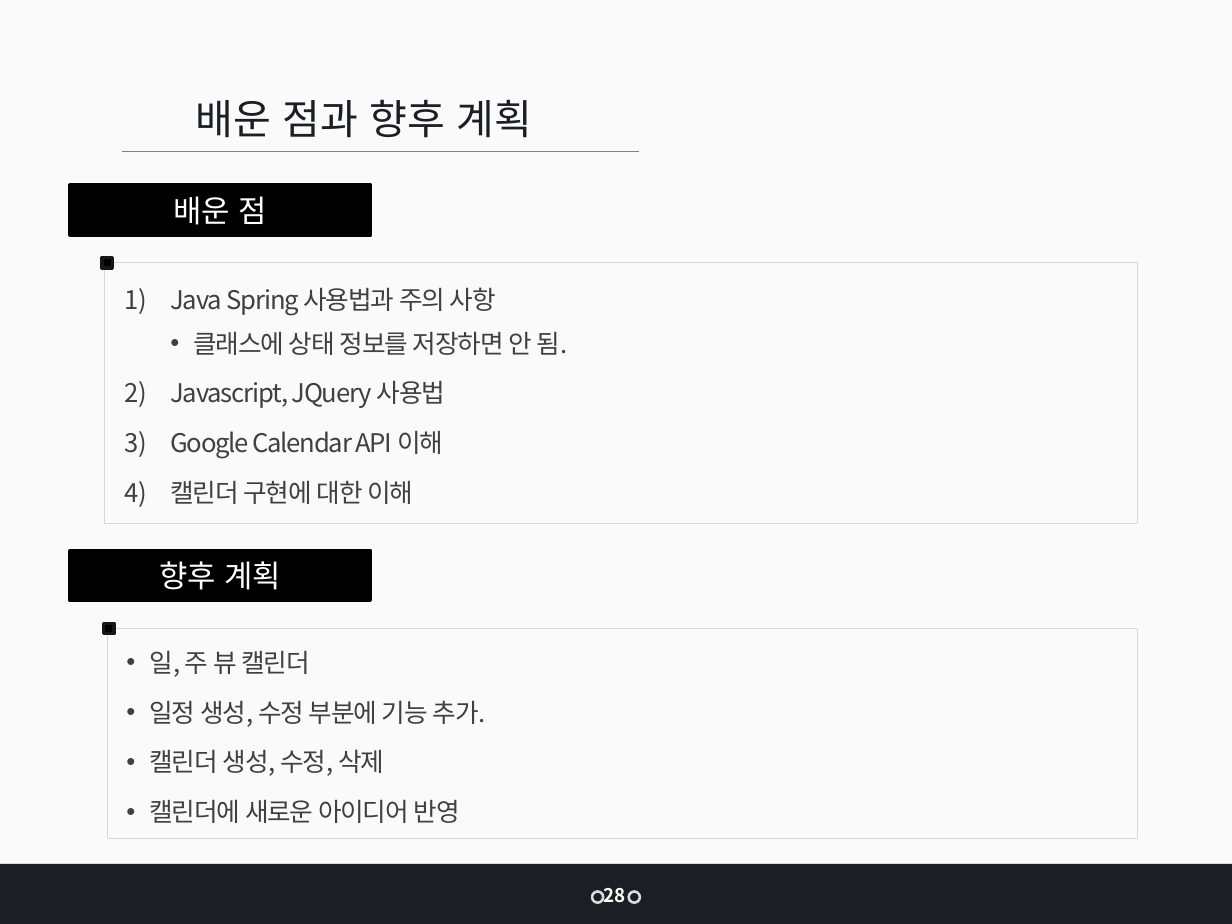
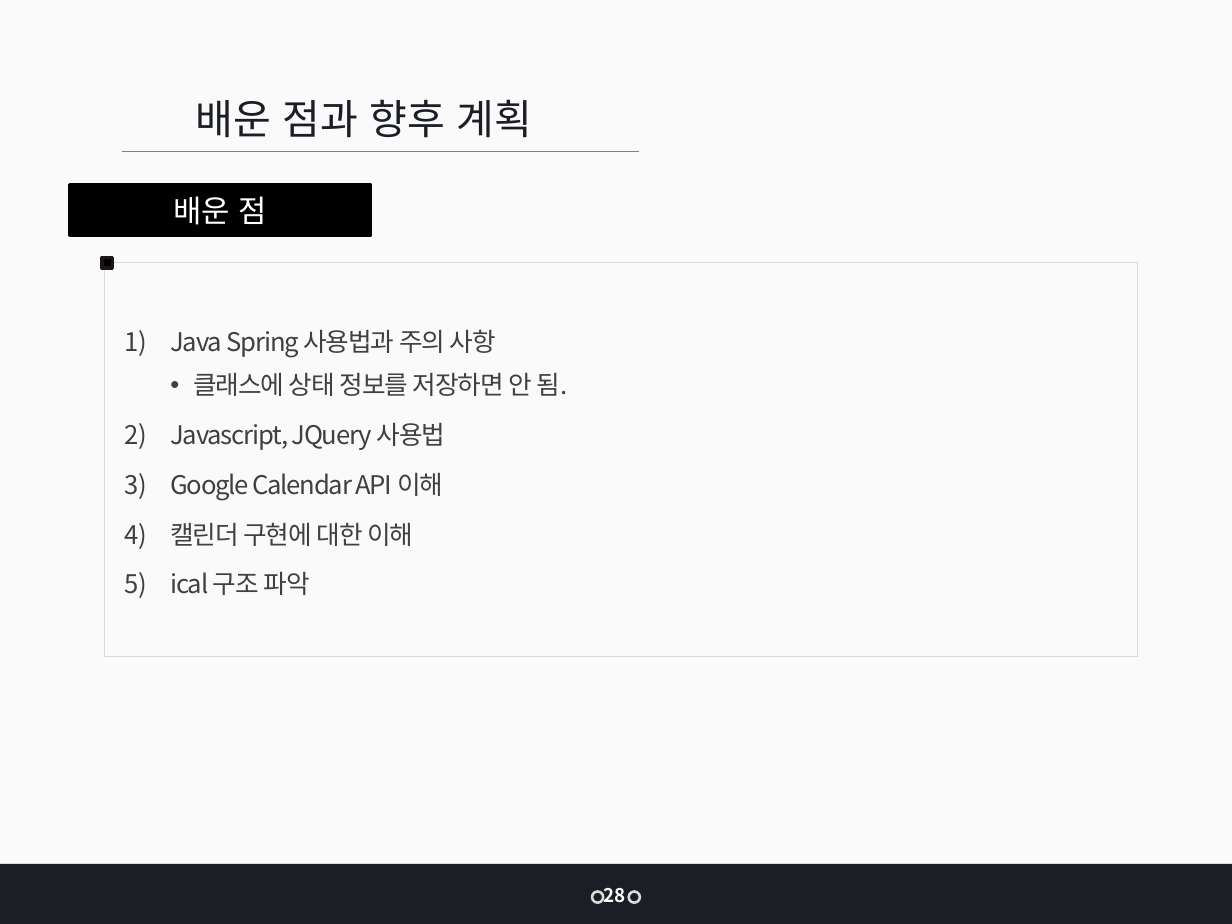
Before and after one commit to jangys/calendarProjectDocument, a slide deck: slide 43 of 인턴 최종 발표_장연수.pptx (slide 31 before the commit). Drawn at 1232x924 pixels with LibreOffice and Linux fonts; fonts in the diff are those of the drawing. Boxes give left, top, right and bottom in pixels: in the first picture for what was removed or moved away, otherwise in the second. Text is boxed around its words. In the diff, an @@ line names an element or a change of style, - is before the commit and + after.

```diff
--- a/인턴 최종 발표_장연수.pptx
+++ b/인턴 최종 발표_장연수.pptx
@@ rectangle "Java Spring 사용법과 주의 사항": place and size @@
-rectangle "Java Spring 사용법과 주의 사항" at (105,262,1138,524)
+rectangle "Java Spring 사용법과 주의 사항" at (105,262,1138,657)
@@ rectangle removed at (70,551,371,600) @@
-향후 계획
@@ text in rectangle at (170,571,310,595): paragraph added @@
+5) ical 구조 파악
@@ rectangle removed at (103,623,115,633) @@
@@ rectangle removed at (107,628,1138,839) @@
-• 일, 주 뷰 캘린더
-• 일정 생성, 수정 부분에 기능 추가.
-• 캘린더 생성, 수정, 삭제
-• 캘린더에 새로운 아이디어 반영
```
Also in this commit, not shown: 12 other slides changed, 19 slides added, 7 slides removed, 4 other files.
